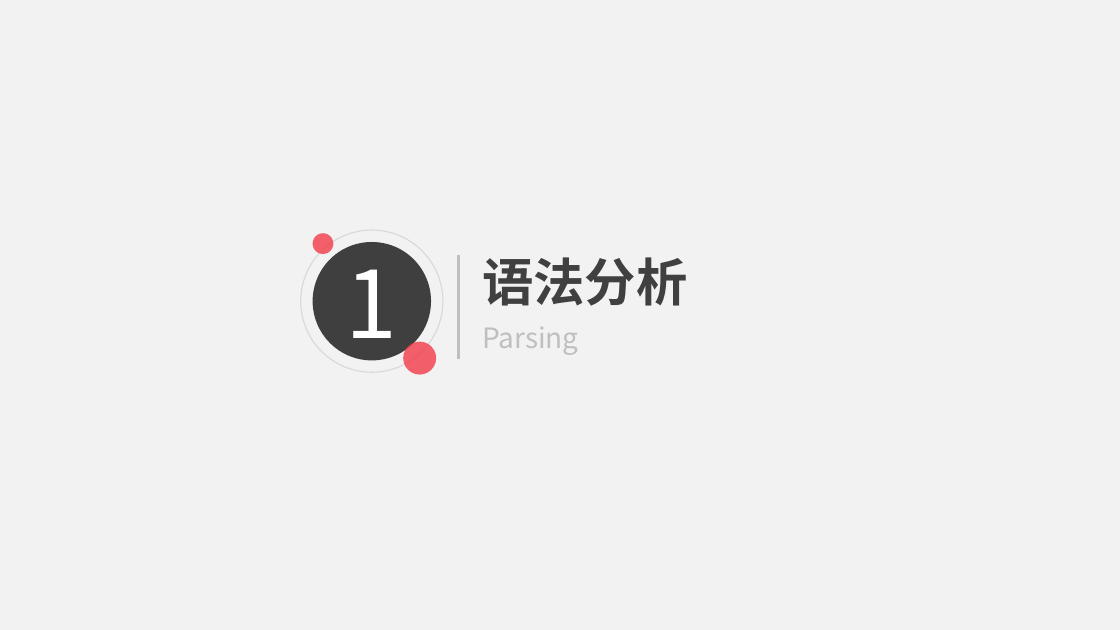
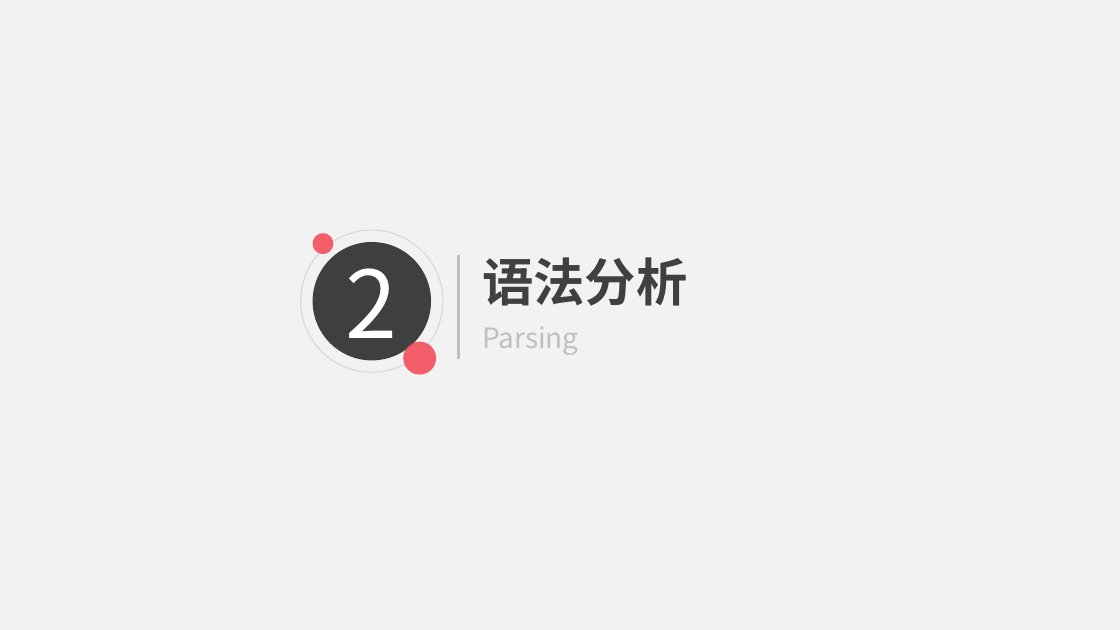
Before and after one commit to Skyminers/SkyCompiler, a slide deck: slide 10 of doc/SkyCompiler.pptx (slide 3 before the commit). Drawn at 1120x630 pixels with LibreOffice and Linux fonts; fonts in the diff are those of the drawing. Boxes give left, top, right and bottom in pixels: in the first picture for what was removed or moved away, otherwise in the second. Text is boxed around its words. In the diff, an @@ line names an element or a change of style, - is before the commit and + after.

```diff
--- a/doc/SkyCompiler.pptx
+++ b/doc/SkyCompiler.pptx
@@ text in ellipse at <box>346,243,398,361</box>: text changed @@
-1
+2
```
Also in this commit, not shown: 3 other slides changed, 9 slides added, 2 slides removed, 1 other file.
